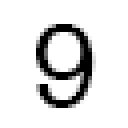
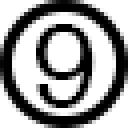
Before/after of a 128×128 layered artwork. What changed in the layer stack:
added layer "Ellipse 2" above "Ellipse 1" over [0, 0, 128, 128]
